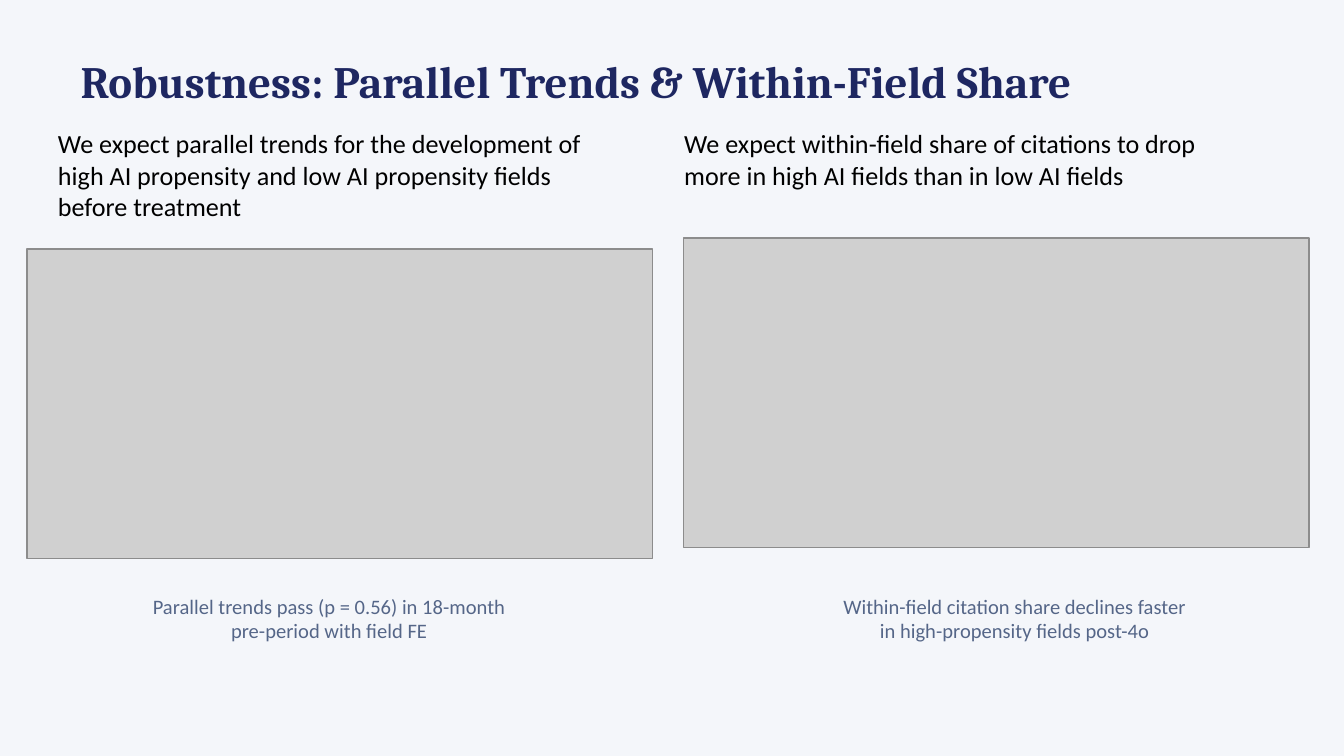
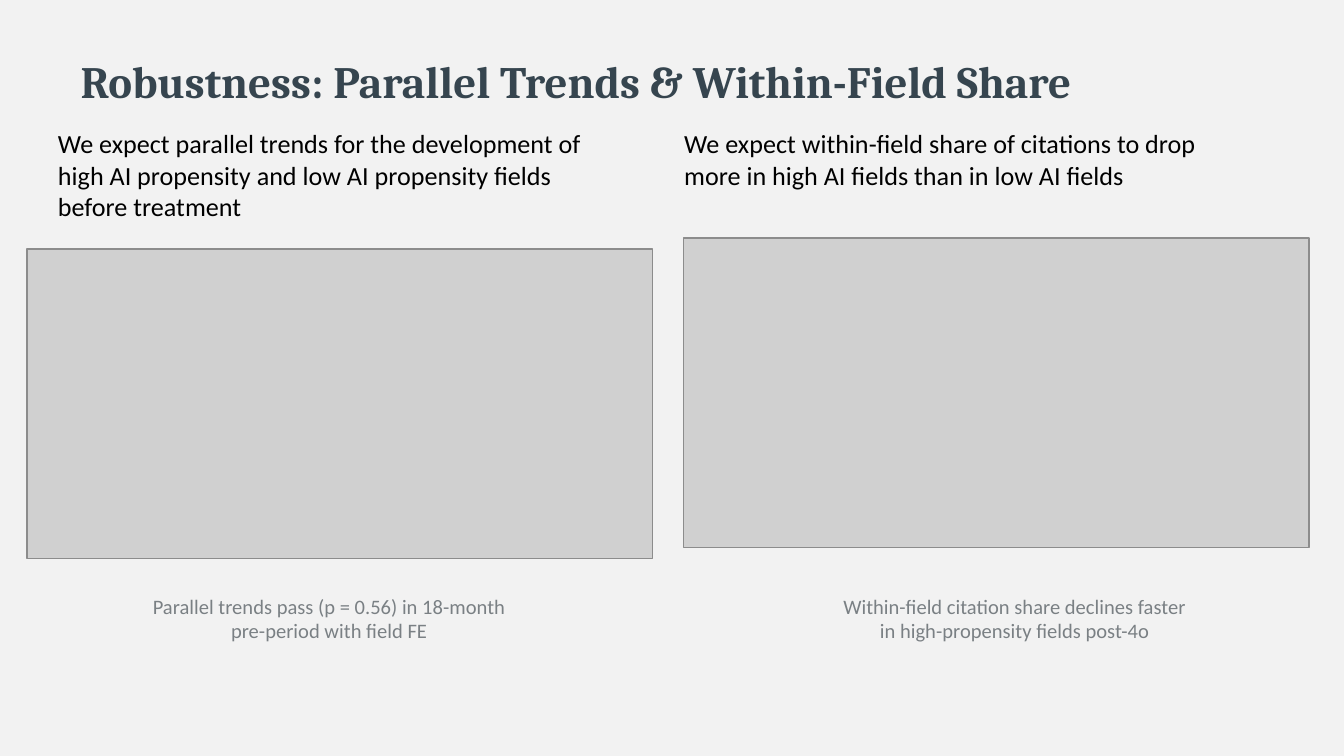
Before and after one commit to bheim/aig_final_project, a slide deck: slide 14 of claude work/presentation final.pptx. Drawn at 1344x756 pixels with LibreOffice and Linux fonts; fonts in the diff are those of the drawing; grey boxes stand for pictures. Boxes give left, top, right and bottom in pixels: in the first picture for what was removed or moved away, otherwise in the second. Text is boxed around its words. In the diff, an @@ line names an element or a change of style, - is before the commit and + after.

```diff
--- a/claude work/presentation final.pptx
+++ b/claude work/presentation final.pptx
@@ background #F4F6FA to #F2F2F2 @@
@@ text "Robustness: Parallel Trends & Within-Field ..." at box(81, 67, 1071, 99): text colour #1E2761 to #36454F @@
@@ text "Parallel trends pass (p = ..." at box(153, 599, 505, 641): text colour #556688 to #7A8084 @@
@@ text "Within-field citation share declines faster" at box(843, 600, 1186, 642): text colour #556688 to #7A8084 @@
```
Also in this commit, not shown: 24 other slides changed, 2 other files.
